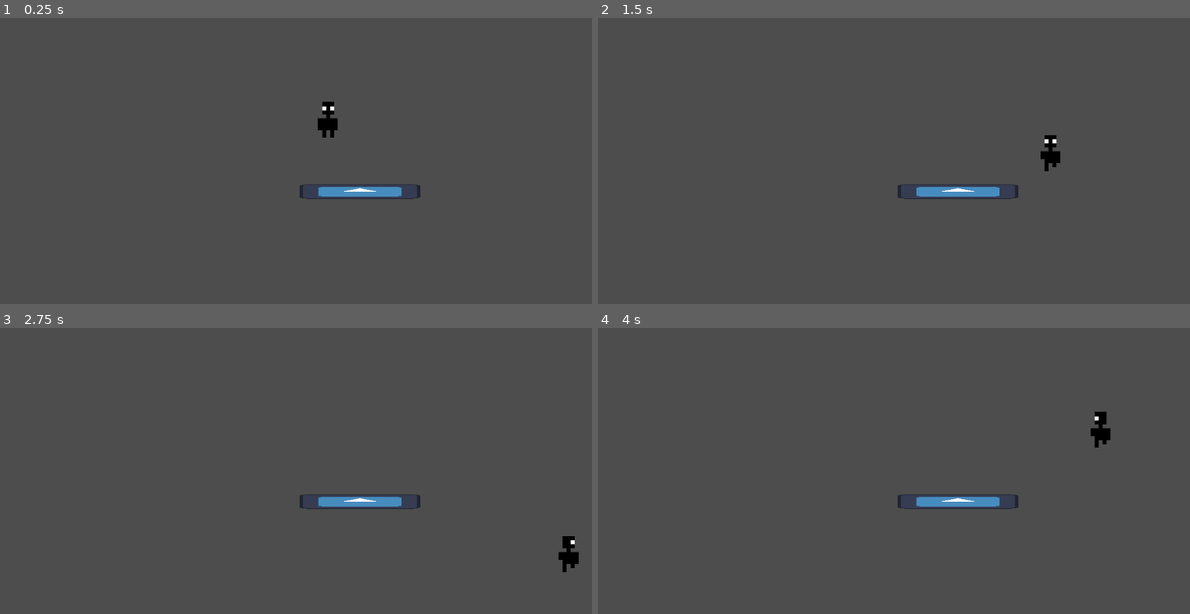
Above: before the commit, frames 1-4 (two rows, left to right).
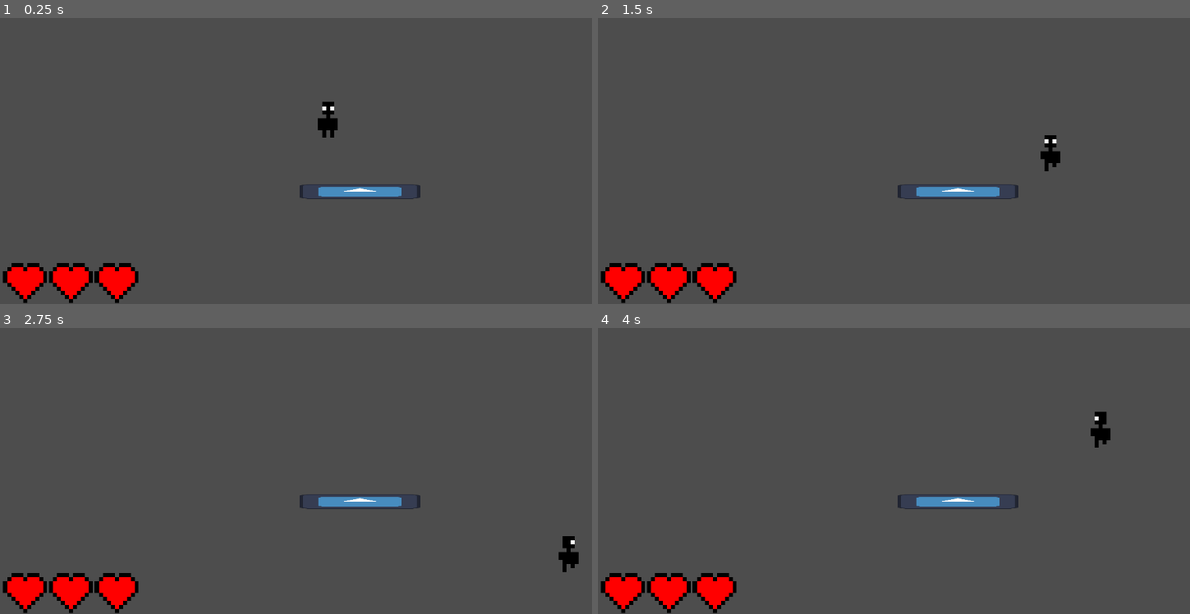
Above: after the commit, the same moments.

Repository: AJISGit/Ludum-Dare-59-Game
Game: Godot game, scene res://assets/scenes/game.tscn
Same seed, same stepped clock (60 frames per second), same inputs: the game is played once before the commit and once after it. The engine's default icon, where the game draws it, is replaced by a stand-in: a white triangle on a blue panel in a dark square.
Inputs:
- Up to frame 1 (0.25 s): no input
- Up to frame 2 (1.5 s): tap Enter at 0.5 s; hold D (WalkRight) 0.53-1.28 s; hold S (WalkDown) from 1.28 s (still down)
- Up to frame 3 (2.75 s): release S (WalkDown) at 2.03 s; hold D (WalkRight) from 2.03 s (still down)
- Up to frame 4 (4 s): release D (WalkRight) at 2.78 s; hold W (WalkUp) 2.78-3.53 s; hold A (WalkLeft) from 3.53 s (still down)

The runs differ from the first frame. In frame 1, 2.1% of the frame differs, in the area x 0-24%, y 85-100%; in frame 2, 2.1%; in frame 3, 2.1%; in frame 4, 2.1%.

Commit message:
Add health bar.

Diff:
--- a/assets/scenes/game.tscn
+++ b/assets/scenes/game.tscn
@@ -3,13 +3,15 @@
 [ext_resource type="PackedScene" uid="uid://dkgeca8fmektb" path="res://assets/scenes/guy.tscn" id="1_cb66b"]
 [ext_resource type="Script" uid="uid://bb565sewi8c5o" path="res://assets/scripts/player.gd" id="2_5gf0t"]
 [ext_resource type="Texture2D" uid="uid://es4t2h0xu03e" path="res://icon.svg" id="2_dis88"]
+[ext_resource type="PackedScene" uid="uid://ducqxpi7obstd" path="res://assets/scenes/health_bar.tscn" id="4_cb5na"]
 
 [sub_resource type="RectangleShape2D" id="RectangleShape2D_5gf0t"]
 size = Vector2(30, 4)
 
 [node name="Game" type="Node2D" unique_id=1670098701]
 
-[node name="Guy" parent="." unique_id=1440786418 instance=ExtResource("1_cb66b")]
+[node name="Player" parent="." unique_id=1440786418 instance=ExtResource("1_cb66b")]
+unique_name_in_owner = true
 script = ExtResource("2_5gf0t")
 speed = 2500.0
 
@@ -25,3 +27,7 @@
 
 [node name="Camera2D" type="Camera2D" parent="." unique_id=2031492511]
 zoom = Vector2(7, 7)
+
+[node name="HealthBar" parent="." unique_id=1516574594 instance=ExtResource("4_cb5na")]
+unique_name_in_owner = true
+position = Vector2(-76, 41)
--- /dev/null
+++ b/assets/scenes/health_bar.tscn
@@ -0,0 +1,30 @@
+[gd_scene format=3 uid="uid://ducqxpi7obstd"]
+
+[ext_resource type="Script" uid="uid://bmovgbcyminhn" path="res://assets/scripts/healthbar.gd" id="1_7rubd"]
+[ext_resource type="Texture2D" uid="uid://b7ggahliwfn30" path="res://assets/sprites/spritesheet.png" id="1_quyqi"]
+
+[node name="HealthBar" type="Node2D" unique_id=76755757]
+script = ExtResource("1_7rubd")
+metadata/_custom_type_script = "uid://bmovgbcyminhn"
+
+[node name="Icons" type="Node" parent="." unique_id=1616650003]
+
+[node name="Icon1" type="Sprite2D" parent="." unique_id=908643048]
+self_modulate = Color(18.892157, 0, 0, 1)
+texture = ExtResource("1_quyqi")
+region_enabled = true
+region_rect = Rect2(0, 10, 11, 10)
+
+[node name="Icon2" type="Sprite2D" parent="." unique_id=1647339580]
+self_modulate = Color(18.892157, 0, 0, 1)
+position = Vector2(11.5, 0)
+texture = ExtResource("1_quyqi")
+region_enabled = true
+region_rect = Rect2(0, 10, 11, 10)
+
+[node name="Icon3" type="Sprite2D" parent="." unique_id=1490500421]
+self_modulate = Color(18.892157, 0, 0, 1)
+position = Vector2(23, 0)
+texture = ExtResource("1_quyqi")
+region_enabled = true
+region_rect = Rect2(0, 10, 11, 10)
--- /dev/null
+++ b/assets/scripts/healthbar.gd
@@ -0,0 +1,13 @@
+class_name HealthBar
+extends Node2D
+
+# I assume the exact same layout as scenes/health_bar.tscn
+
+func update_icons(health: int, max_health: int) -> void:
+	for i in range(1, max_health + 1):
+
+		var sprite: Sprite2D = get_node("Icon" + str(i))
+		if health >= i:
+			sprite.self_modulate = Color8(255, 0, 0, 255)
+		else:
+			sprite.self_modulate = Color8(132, 126, 135, 255)
--- a/assets/scripts/player.gd
+++ b/assets/scripts/player.gd
@@ -5,8 +5,8 @@
 @export var speed: float = 300.0
 
 @export_group("Health")
-@export var health: int = 100
-@export var max_health: int = 100
+@export var health: int = 3
+@export var max_health: int = 3
 
 
 enum player_state {
@@ -27,11 +27,14 @@
 
 
 @onready var sprite: AnimatedSprite2D = $Sprite
+@onready var health_bar: HealthBar = %HealthBar
 
 
 var play_idle_animation_while_frozen: bool = true
 
 
+func _ready() -> void:
+	health_bar.update_icons(health, max_health)
 
 func _physics_process(delta: float) -> void:
 
@@ -39,9 +42,12 @@
 	velocity = Vector2(0.0, 0.0)
 
 	if health > max_health: health = max_health
+	health_bar.update_icons(health, max_health)
 
 	if state != player_state.frozen:
 		state = player_state.idle
+
+
 
 	#### Movement ####
 	if Input.is_action_pressed("WalkLeft") and state != player_state.frozen:
Not shown, added: assets/scripts/healthbar.gd.uid
Binary file changed: assets/sprites/spritesheet.png
